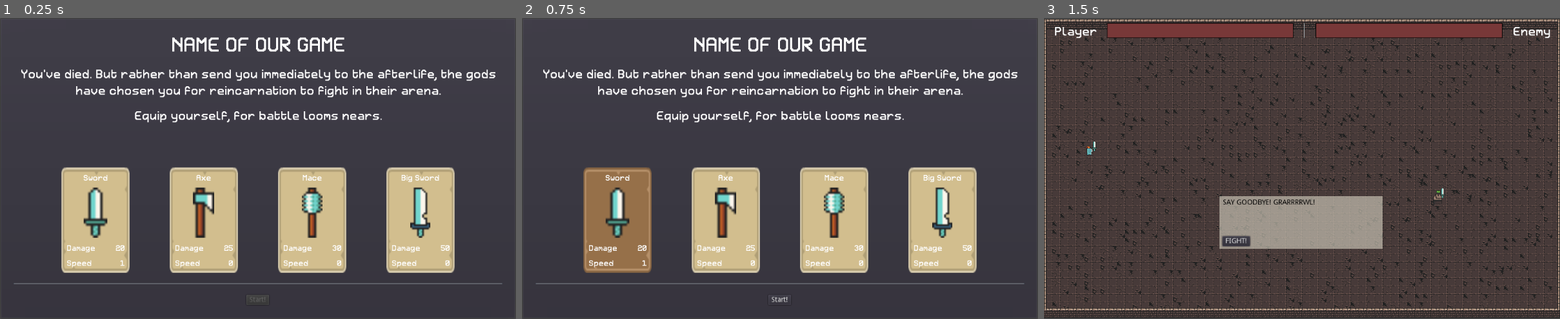
Above: before the commit, frames 1-3 (left to right).
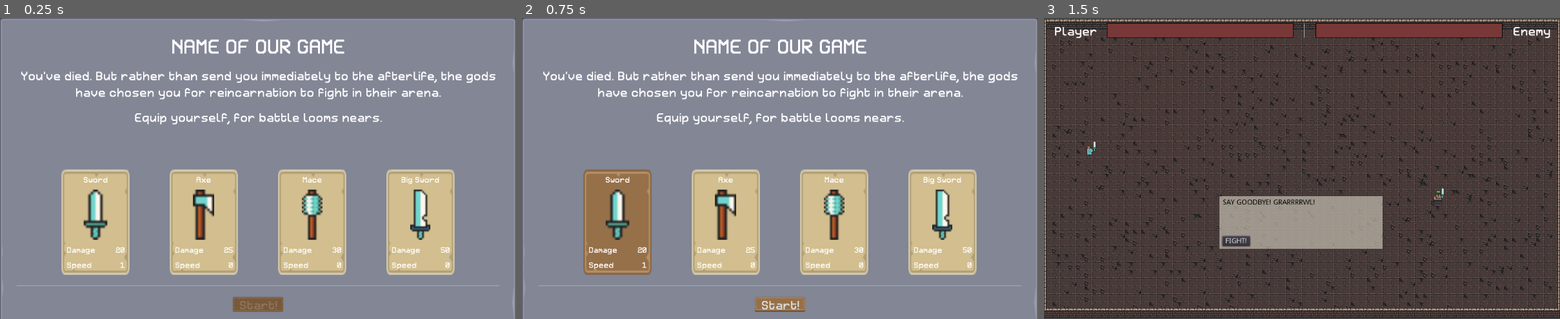
Above: after the commit, the same moments.

Repository: josephmbustamante/ludum-dare-45
Game: Godot game, scene res://Scenes/WeaponPickerScreen.tscn
The game is run twice, just before and just after one commit, with the same random seed, the same clock (stepped at 60 frames per second) and the same inputs.
Inputs (mouse positions are in pixels of both pictures, inside the frame that each line leads up to):
- Up to frame 1 (0.25 s): no input
- Up to frame 2 (0.75 s): tap Enter at 0.5 s; move the mouse to (620, 219) at 0.52 s; hold Right (right) from 0.53 s (still down); click (620, 219) at 0.6 s
- Up to frame 3 (1.5 s): release Right (right) at 1.25 s; click "Start!" at 1.25 s

The runs differ from the first frame. In frame 1, 84% of the frame differs, in the area x 0-100%, y 0-100%; in frame 2, 84%; in frame 3, nothing differs.

Commit message:
add theme to weapon picker screen

Diff:
--- a/Scenes/WeaponPickerScreen.tscn
+++ b/Scenes/WeaponPickerScreen.tscn
@@ -1,64 +1,66 @@
-[gd_scene load_steps=4 format=2]
+[gd_scene load_steps=5 format=2]
 
-[ext_resource path="res://Scripts/WeaponPickerScreen.gd" type="Script" id=1]
-[ext_resource path="res://Resources/Retron2000Title.tres" type="DynamicFont" id=2]
-[ext_resource path="res://Resources/Retron2000Body.tres" type="DynamicFont" id=3]
+[ext_resource path="res://Resources/theme.tres" type="Theme" id=1]
+[ext_resource path="res://Scripts/WeaponPickerScreen.gd" type="Script" id=2]
+[ext_resource path="res://Resources/Retron2000Title.tres" type="DynamicFont" id=3]
+[ext_resource path="res://Resources/Retron2000Body.tres" type="DynamicFont" id=4]
 
 [node name="WeaponPickerScreen" type="PanelContainer"]
 anchor_right = 1.0
 anchor_bottom = 1.0
+theme = ExtResource( 1 )
 
 [node name="MarginContainer" type="MarginContainer" parent="."]
-margin_left = 7.0
-margin_top = 7.0
-margin_right = 1017.0
-margin_bottom = 593.0
+margin_left = 12.4444
+margin_top = 10.6667
+margin_right = 1012.89
+margin_bottom = 588.444
 custom_constants/margin_right = 20
 custom_constants/margin_top = 20
 custom_constants/margin_left = 20
 custom_constants/margin_bottom = 20
-script = ExtResource( 1 )
+script = ExtResource( 2 )
 
 [node name="Rows" type="VBoxContainer" parent="MarginContainer"]
 margin_left = 20.0
 margin_top = 20.0
-margin_right = 990.0
-margin_bottom = 566.0
+margin_right = 980.0
+margin_bottom = 557.0
 custom_constants/separation = 20
 
 [node name="GameTitle" type="Label" parent="MarginContainer/Rows"]
-margin_right = 970.0
+margin_right = 960.0
 margin_bottom = 48.0
-custom_fonts/font = ExtResource( 2 )
+custom_fonts/font = ExtResource( 3 )
 text = "NAME OF OUR GAME"
 align = 1
 
 [node name="Paragraph1" type="Label" parent="MarginContainer/Rows"]
 margin_top = 68.0
-margin_right = 970.0
+margin_right = 960.0
 margin_bottom = 131.0
 rect_min_size = Vector2( 600, 40 )
-custom_fonts/font = ExtResource( 3 )
+custom_fonts/font = ExtResource( 4 )
 text = "You've died. But rather than send you immediately to the afterlife, the gods have chosen you for reincarnation to fight in their arena."
 align = 1
 autowrap = true
 
 [node name="Paragraph2" type="Label" parent="MarginContainer/Rows"]
 margin_top = 151.0
-margin_right = 970.0
+margin_right = 960.0
 margin_bottom = 191.0
 rect_min_size = Vector2( 600, 40 )
-custom_fonts/font = ExtResource( 3 )
+custom_fonts/font = ExtResource( 4 )
 text = "Equip yourself, for battle looms nears."
 align = 1
 autowrap = true
 
 [node name="DeathCountText" type="Label" parent="MarginContainer/Rows"]
 margin_top = 211.0
-margin_right = 970.0
+margin_right = 960.0
 margin_bottom = 251.0
 rect_min_size = Vector2( 600, 40 )
-custom_fonts/font = ExtResource( 3 )
+custom_fonts/font = ExtResource( 4 )
 custom_colors/font_color = Color( 0.764706, 0.290196, 0.290196, 1 )
 align = 1
 autowrap = true
@@ -66,7 +68,7 @@
 
 [node name="WeaponColumns" type="HBoxContainer" parent="MarginContainer/Rows"]
 margin_top = 271.0
-margin_right = 970.0
+margin_right = 960.0
 margin_bottom = 471.0
 rect_min_size = Vector2( 0, 200 )
 size_flags_horizontal = 3
@@ -75,18 +77,19 @@
 
 [node name="HSeparator" type="HSeparator" parent="MarginContainer/Rows"]
 margin_top = 491.0
-margin_right = 970.0
+margin_right = 960.0
 margin_bottom = 495.0
 
 [node name="CenterContainer" type="CenterContainer" parent="MarginContainer/Rows"]
 margin_top = 515.0
-margin_right = 970.0
+margin_right = 960.0
 margin_bottom = 535.0
 
 [node name="Button" type="Button" parent="MarginContainer/Rows/CenterContainer"]
-margin_left = 462.0
-margin_right = 507.0
-margin_bottom = 20.0
+margin_left = 457.0
+margin_right = 557.0
+margin_bottom = 30.0
+rect_min_size = Vector2( 100, 30 )
 disabled = true
 text = "Start!"
 [connection signal="pressed" from="MarginContainer/Rows/CenterContainer/Button" to="MarginContainer" method="_on_Start_Button_pressed"]
